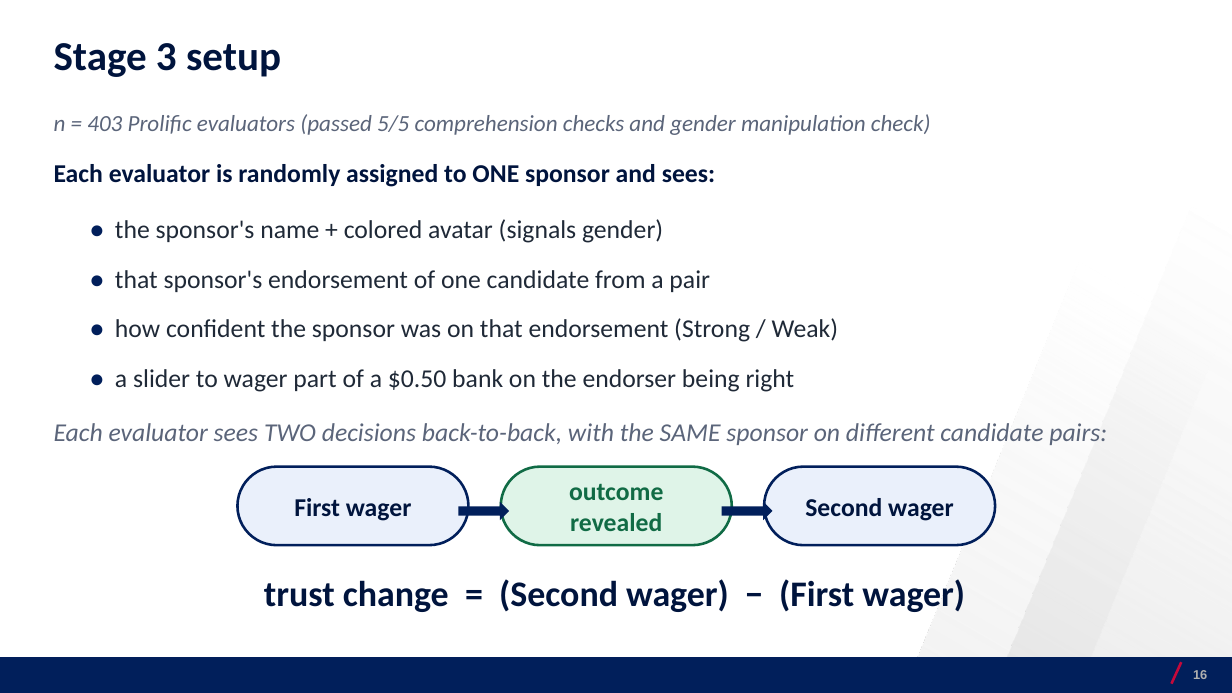
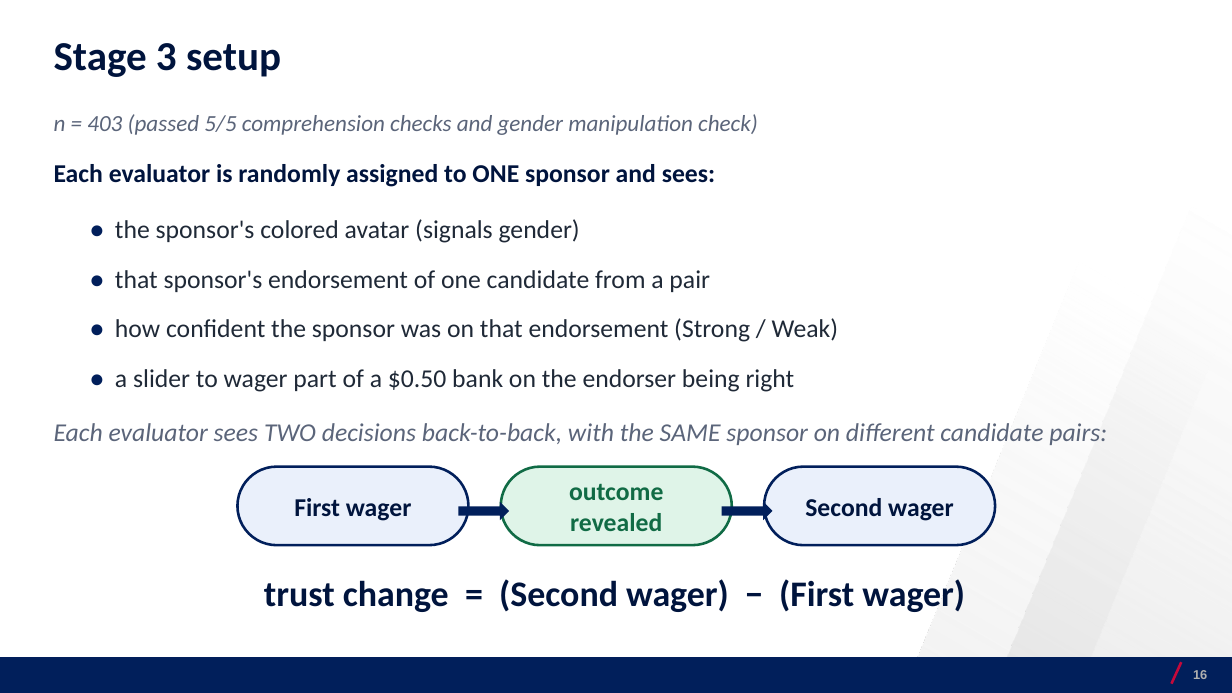
Before and after one commit to josecerv/sponsorship-network, a slide deck: slide 16 of docs/UChicago-0410.pptx. Drawn at 1232x693 pixels with LibreOffice and Linux fonts; fonts in the diff are those of the drawing; background and template pictures are left out. Boxes give left, top, right and bottom in pixels: in the first picture for what was removed or moved away, otherwise in the second. Text is boxed around its words. In the diff, an @@ line names an element or a change of style, - is before the commit and + after.

```diff
--- a/docs/UChicago-0410.pptx
+++ b/docs/UChicago-0410.pptx
@@ text at bbox=[54, 114, 758, 135]: text changed @@
-n = 403 Prolific evaluators (passed 5/5 comprehension checks and gender manipulation check)
+n = 403 (passed 5/5 comprehension checks and gender manipulation check)
@@ text at bbox=[115, 219, 580, 243]: text changed @@
-• the sponsor's name + colored avatar (signals gender)
+• the sponsor's colored avatar (signals gender)
```
Also in this commit, not shown: 3 other slides changed, 19 other files.
